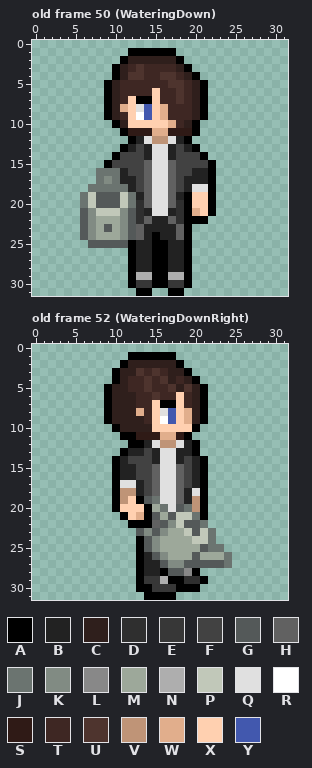
A pixel-art file gets an edit: resources/img/characters/MCanimate.aseprite. The picture above was drawn from the file before the commit.
32x32 pixels, 80 frames. Colours within 5 levels of each other are drawn and written as one. Shown: old frame 50 (WateringDown), old frame 52 (WateringDownRight). The commit also changed other frames, which this record leaves out.
Palette (. is transparent): A #000000  B #222222  C #2f1f1c  D #2f2f2f  E #373737  F #424242  G #545959  H #616161  J #6b7470  K #818b83  L #888888  M #9da89a  N #aeaeae  P #c1c8b9  Q #e0e0e0  R #ffffff  S #2f1a16  T #3e2723  U #4e342e  V #bf9477  W #e1ae8c  X #ffd0b0  Y #4258ae
Pixels before, old frame 50 (WateringDown), first column x 6:
 1 ......AAAAAA.....
 2 .....ACCCCCCA....
 3 ....ACTUTTTTCA...
 4 ....ACUUTTUUTCA..
 5 ...ACTTTTTTUUTCA.
 6 ...ACTTTTXTTUTCA.
 7 ...ACTXAAXTTUTCA.
 8 ...ACWXQYXWTTTCA.
 9 ...ACTXRYXWTTTCA.
10 ....ACXXXXXWTCA..
11 .....ASSSWWSSSA..
12 ......ABQVVQBA...
13 .....ABFBQQBFBA..
14 ....AFFFBQQBFFFA.
15 ...AFFFFHQQHFFFFA
16 ..JJJBFFHQQHFFBBA
17 ..JKJBBFHQQHFBBBA
18 .JJJJJBFHQQHFBQQA
19 JPGGGPJBHQQHBAXXA
20 JPGGGPJDHQQHDAXXA
21 GKPPPKGDBQQBDAWXA
22 GKMMMKGDHBBHDAAA.
23 GKMGMKGHBBBBHA...
24 GKMMMKGHBABBHA...
25 .GGGGGABBAABBA...
26 ......ABBAABBA...
27 ......ABBAABBA...
28 ......ABBAABBA...
29 ......ANNAANNA...
30 ......AEEAAEEA...
31 .......AA..AA....
Pixels before, old frame 52 (WateringDownRight), first column x 9:
 1 ...AAAAAA.......
 2 ..ACCCCCCA......
 3 .ACCUTUTCCA.....
 4 .ACTTUTUCTCA....
 5 ACCTTUTTUCUCA...
 6 ACCCTTUTTXTCA...
 7 ACCCTTXAAXTCA...
 8 ACCCWTXQYXWCA...
 9 ACCCCTXRYXWCA...
10 .ACCCCXXXXXA....
11 ..AASSSWWSA.....
12 ...AABQVVQBA....
13 ..ABBFBQQBBA....
14 .ABFFFBQQBFBA...
15 .ABBFFHQQHFBA...
16 .ABBFFHQQHFBA...
17 .AQQBFHQQHFBA...
18 .AVVBFHQQHBQA...
19 .AVXAGJQQHBVA...
20 .AXXXAMJQGJVA...
21 ..AXWAGMGPPJA...
22 ...AAAHGKPGGJ...
23 ....GKGKMMPGPJ..
24 ....AGKMMMMPPJ..
25 ....AGKMMMMMGJJ.
26 ....ABGKMMMGMMMJ
27 ....ABBGKKGGGGGJ
28 ....ABBAGGLA....
29 ....AEENAADDA...
30 ....AAEEEAAA....
31 .....AAAA.......
And afterwards:
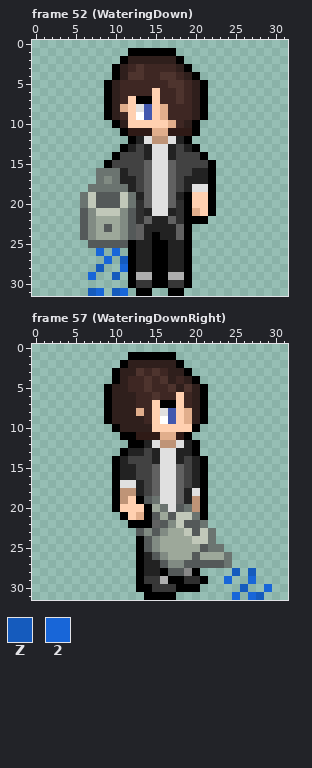
Colours new in this view: Z #155bbd  2 #1866d8
A new or re-ordered frame is compared with the old frame closest to it.
Changes in this commit:
frames 80 -> 108
Changed rows in their new state; - is an unchanged pixel.
Frame 52 (WateringDown) is new; against old frame 50 (WateringDown):
first column x 7:
26 -2-2-
27 --2-Z
28 -Z--2
29 2--Z-
31 Z2-Z2
Frame 57 (WateringDownRight) is new; against old frame 52 (WateringDownRight):
first column x 24:
28 -Z-Z--
29 2--2--
30 --Z--2
31 -2-2Z-
Pixel boxes of the changes (left, top, right, bottom) in both pictures:
added: (88, 248, 128, 296)
added: (224, 568, 272, 600)
